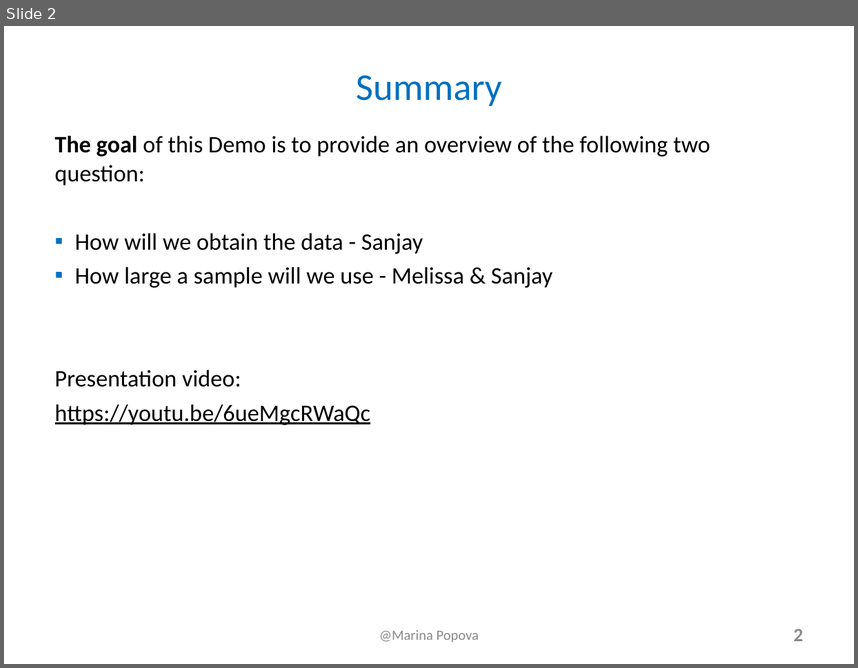
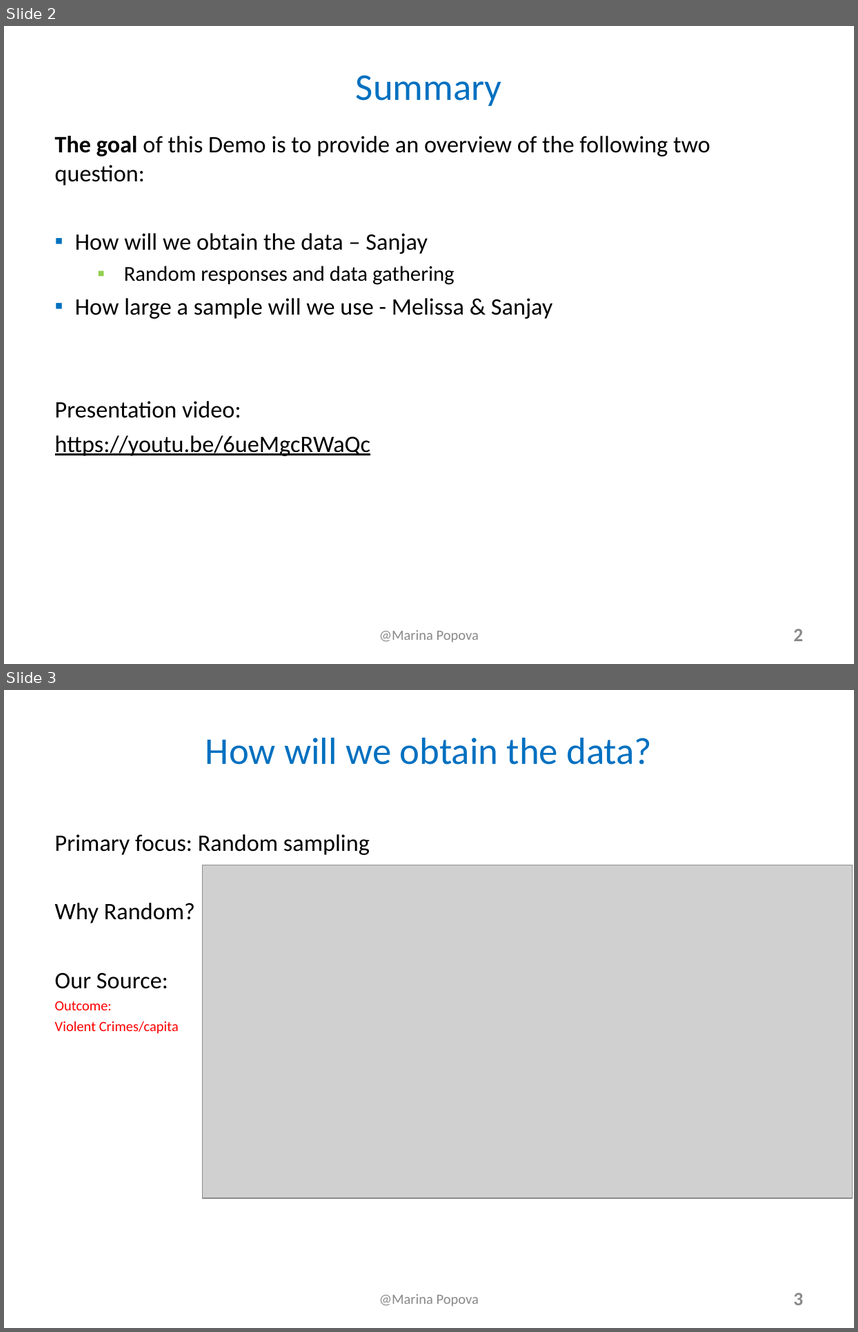
Before and after one commit to stiwarih/E-150-Grad, a slide deck: data-sets/final/SanjayTiwari.ppt. Shown one above the other, each under a label of ours: slide 2 before the commit, slides 2 and 3 after it. The pictures are 858x668 and 858x1332 pixels, drawn with LibreOffice and Linux fonts; fonts in the diff are those of the drawing; grey boxes stand for pictures. Boxes give left, top, right and bottom in pixels: in the first picture for what was removed or moved away, otherwise in the second. Text is boxed around its words. In the diff, an @@ line names an element or a change of style, - is before the commit and + after.

```diff
--- a/data-sets/final/SanjayTiwari.ppt
+++ b/data-sets/final/SanjayTiwari.ppt
@@ slide 3 added at <box>4,690,854,1328</box>, background #FFFFFF @@
@@ title added at <box>205,738,652,765</box>, 32 pt, text #0070C0 @@
+How will we obtain the data?
@@ text added at <box>55,834,370,1034</box>, 20 pt, text #000000 @@
+Primary focus: Random sampling
+Why Random?
+Our Source:
+Outcome:
+Violent Crimes/capita
@@ picture added at <box>202,865,853,1199</box> @@
@@ text added at <box>379,1294,479,1305</box>, 12 pt, text #898989 @@
+@Marina Popova
@@ page number added at <box>793,1292,803,1305</box>, 16 pt, text #898989, bold @@
+3
@@ slide 2 changed as well @@
@@ text at <box>75,233,455,285</box>: text changed; size 20 to 18 pt @@
-▪ How will we obtain the data - Sanjay
+▪ How will we obtain the data – Sanjay
+  ▪ Random responses and data gathering
```
Also in this commit, not shown: 2 other slides changed, 2 other slides added, 2 slides removed, 3 other files.
